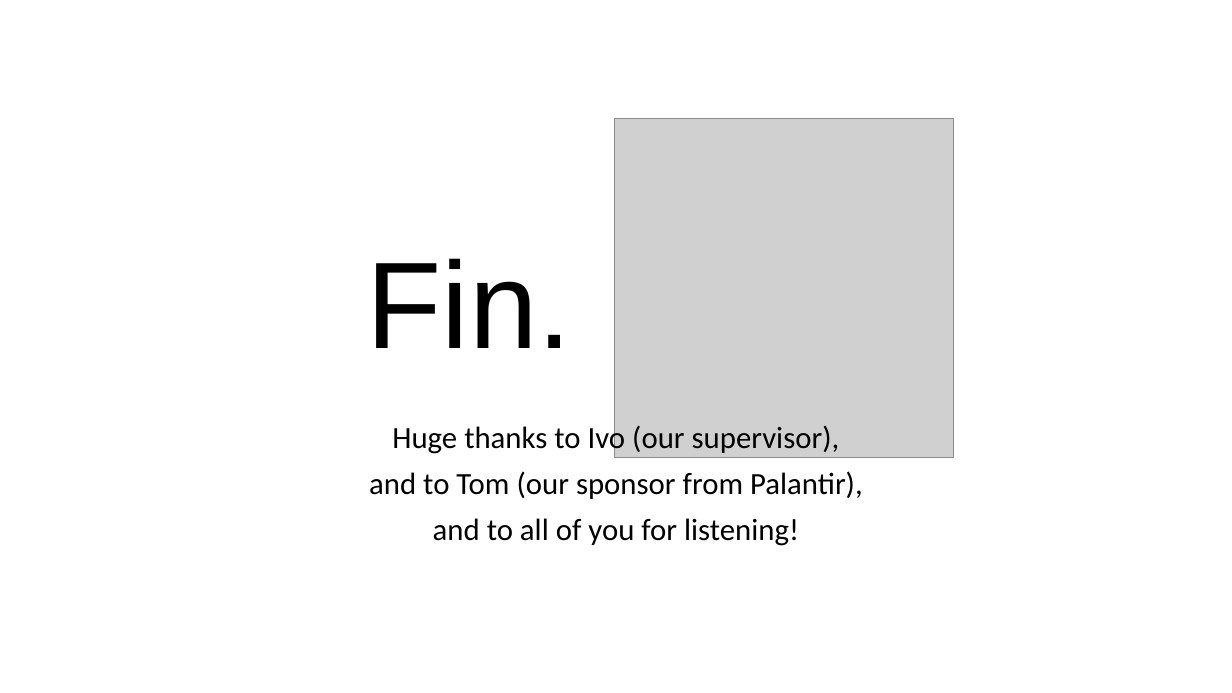
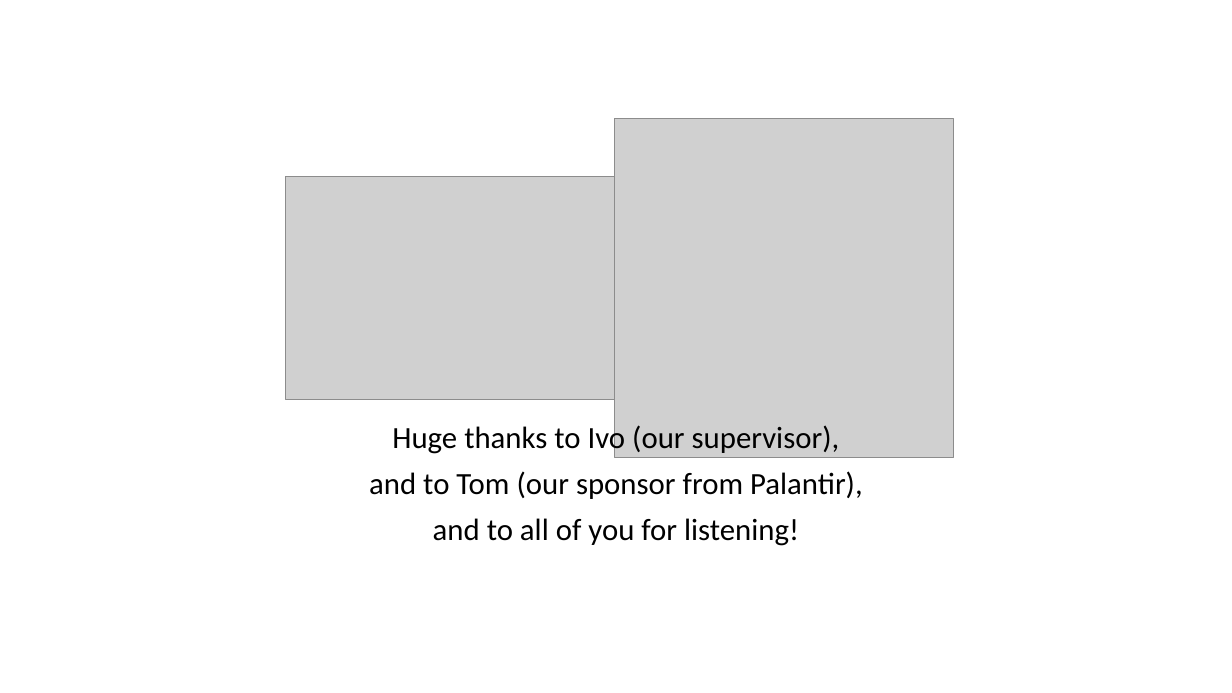
Before and after one commit to robertbastian/robin, a slide deck: slide 13 of presentation/group5_presentation.pptx. Drawn at 1232x693 pixels with LibreOffice and Linux fonts; fonts in the diff are those of the drawing; grey boxes stand for pictures. Boxes give left, top, right and bottom in pixels: in the first picture for what was removed or moved away, otherwise in the second. Text is boxed around its words. In the diff, an @@ line names an element or a change of style, - is before the commit and + after.

```diff
--- a/presentation/group5_presentation.pptx
+++ b/presentation/group5_presentation.pptx
@@ picture added at bbox=[286, 177, 614, 399] @@
@@ title removed at bbox=[367, 258, 572, 348] @@
-Fin.
```
Also in this commit, not shown: 2 other slides changed.
